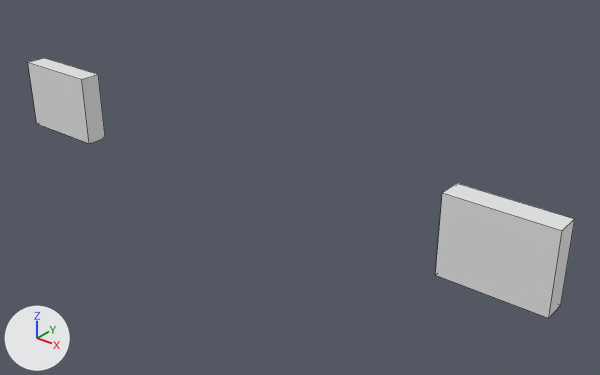
The FBX model assets/meshes/Car_Muscle__neonfff6c2.fbx, before and after one commit.
Rendered twice from a 50 mm camera at (1.328, -1.425, 0.863) aimed at (0.134, 0.068, -0.063). The lights are fixed; the arrows at lower left show +X, +Y and +Z. The picture after the commit comes second. Mesh edges are drawn as thin lines. Where no turn or scale is listed for an object, it has been applied to the vertices.

In view in the first picture: '_bake'.
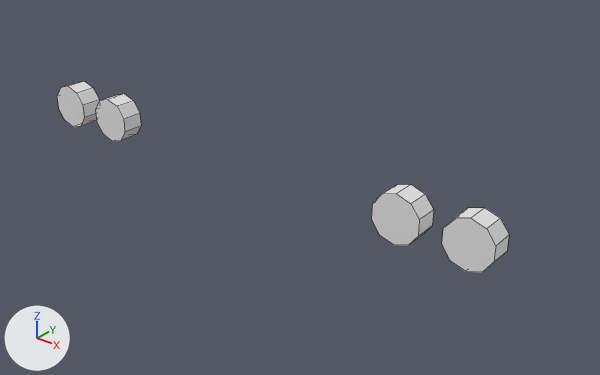
What changed in the scene script:
```text
Change me_car_muscle_neon_fff6c2:
    used by ob_bake; location = (0.0, 0.0, 0.0)
    remove me_car_muscle_neon_fff6c2.from_pydata(...)  # 16 vertices, 12 faces; spans x -0.85..0.85, y -0.03..0.03, z -0.1..0.1
    add me_car_muscle_neon_fff6c2.from_pydata(...)  # 80 vertices, 48 faces; spans x -0.72..0.72, y -0.03..0.03, z -0.06..0.06
    me_car_muscle_neon_fff6c2 part 1: a new loose piece, a 10-sided cylinder along y spanning x -0.541..-0.419, y -0.03..0.03, z -0.064..0.064
    me_car_muscle_neon_fff6c2 part 2: a new loose piece, a 10-sided cylinder along y spanning x -0.721..-0.599, y -0.03..0.03, z -0.064..0.064
    me_car_muscle_neon_fff6c2 part 3: a new loose piece, a 10-sided cylinder along y spanning x 0.419..0.541, y -0.03..0.03, z -0.064..0.064
    me_car_muscle_neon_fff6c2 part 4: a new loose piece, a 10-sided cylinder along y spanning x 0.599..0.721, y -0.03..0.03, z -0.064..0.064
    me_car_muscle_neon_fff6c2 part 5: the loose piece of 8 vertices spanning x -0.85..-0.59, y -0.03..0.03, z -0.1..0.1 is deleted
    me_car_muscle_neon_fff6c2 part 6: the loose piece of 8 vertices spanning x 0.59..0.85, y -0.03..0.03, z -0.1..0.1 is deleted
```

Where the change shows, as pixel boxes (x1, y1, x2, y2) in the pictures (600 x 375 px):
'_bake', reshaped (17% narrower, 26% shorter): before (28, 58, 575, 318); after (57, 81, 509, 272)
part 1 of me_car_muscle_neon_fff6c2, added: after (96, 94, 141, 141)
part 2 of me_car_muscle_neon_fff6c2, added: after (57, 81, 99, 127)
part 3 of me_car_muscle_neon_fff6c2, added: after (372, 184, 434, 245)
part 4 of me_car_muscle_neon_fff6c2, added: after (442, 208, 509, 272)
part 5 of me_car_muscle_neon_fff6c2, deleted: before (28, 58, 105, 144)
part 6 of me_car_muscle_neon_fff6c2, deleted: before (435, 183, 575, 318)
